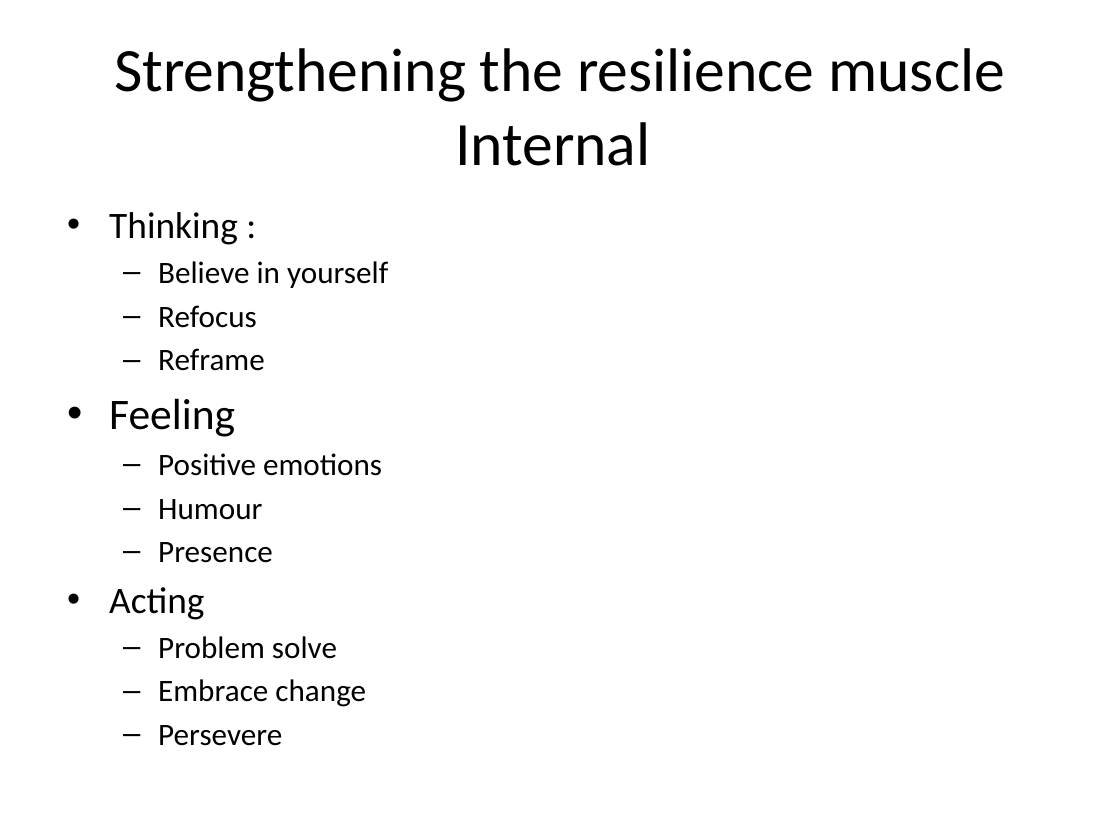
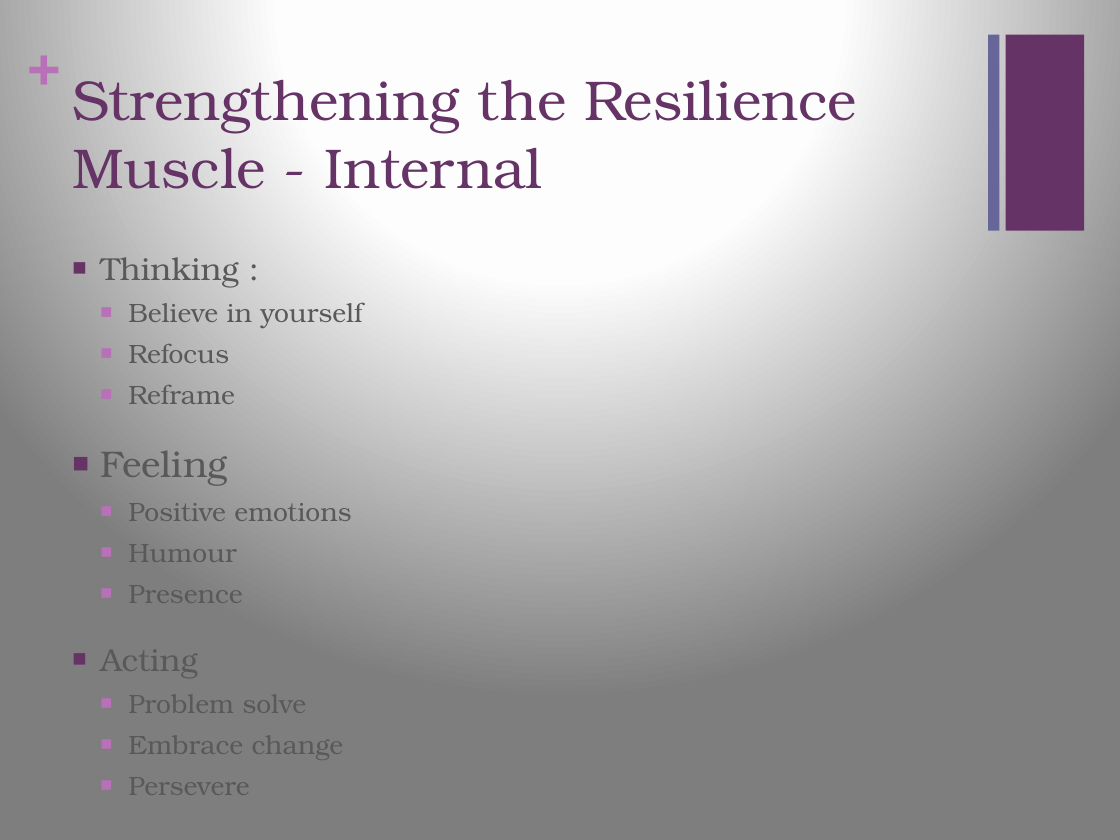
Before and after one commit to dpetousis/test, a slide deck: slide 6 of LBS Presentation.pptx. Drawn at 1120x840 pixels with LibreOffice and Linux fonts; fonts in the diff are those of the drawing. Boxes give left, top, right and bottom in pixels: in the first picture for what was removed or moved away, otherwise in the second. Text is boxed around its words. In the diff, an @@ line names an element or a change of style, - is before the commit and + after.

```diff
--- a/LBS Presentation.pptx
+++ b/LBS Presentation.pptx
@@ background #FFFFFF to gradient #FFFFFF to #FEFEFE to #7F7F7F @@
@@ text added at [27,28,59,96], 36 pt, text #B870B8, bold @@
++
@@ title "Strengthening the Resilience Muscle - ..." at [72,68,857,189]: vertical alignment middle to top @@
@@ rectangle added at [988,35,999,231], fill #666699 @@
@@ rectangle added at [1006,35,1084,231], fill #663366 @@
@@ title at [72,68,857,189]: text changed; size 39.6 to 36 pt; font Calibri to TeX Gyre Bonum; text colour #000000 to #663366 @@
-Strengthening the resilience muscle Internal
+Strengthening the Resilience Muscle - Internal
@@ text "Thinking :": place and size @@
-text "Thinking :" at [109,212,388,746]
+text "Thinking :" at [100,257,363,761]
@@ text "Thinking :" at [100,257,363,761]: size 24 to 20.4 pt in "Thinking :", "Acting"; font Calibri to TeX Gyre Bonum, text colour #000000 to #595959; size 20 to 17 pt in "Believe in yourself", "Refocus", "Reframe", "Positive emotions" and 5 more places; size 28 to 23.8 pt in "Feeling"; bullet • to ■; more space between paragraphs; bullet – to ■ @@
```
Also in this commit, not shown: 8 other slides changed, 1 slide added, 1 slide removed.
